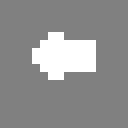
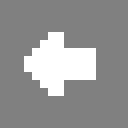
Layers edited between the first and the second w=128, h=128 image:
painted on "Layer 1" over [24, 40, 96, 96]
